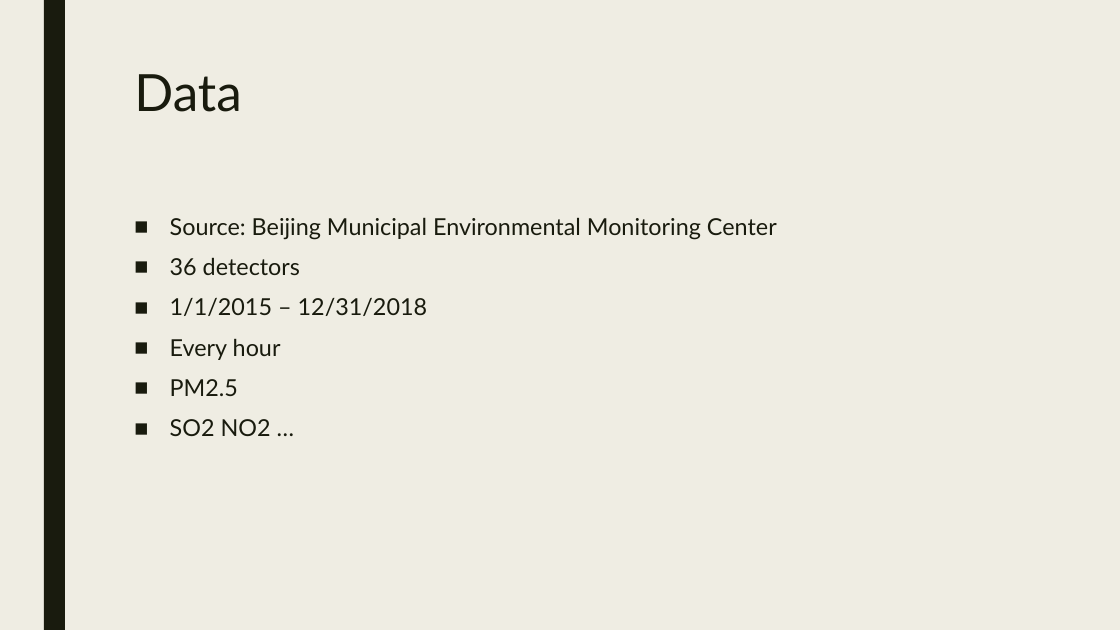
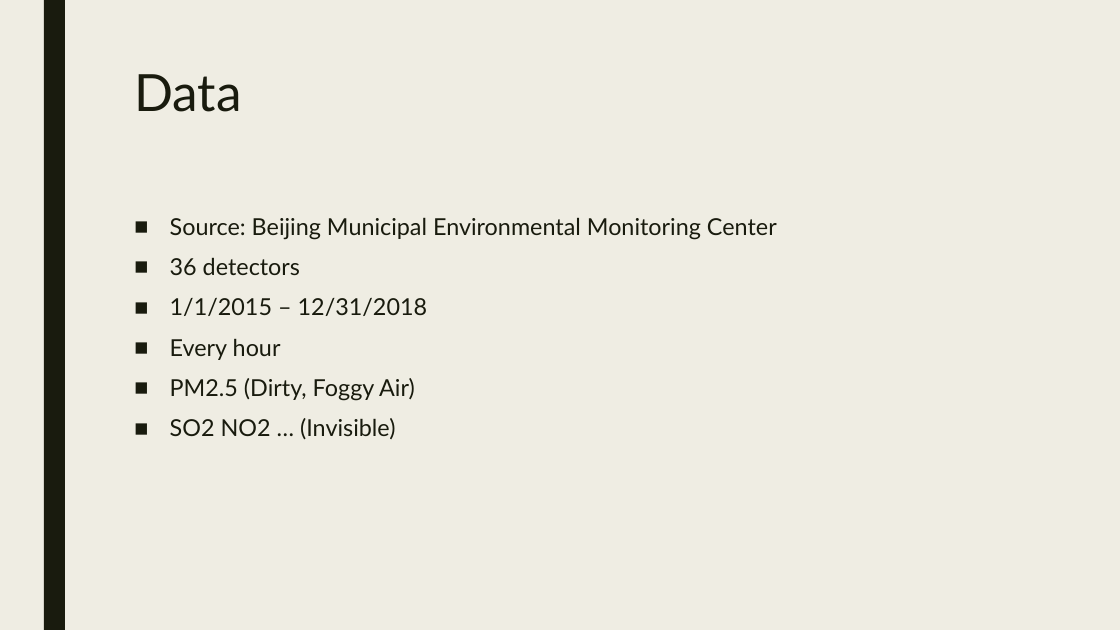
Before and after one commit to mingligraphics/beijing-air, a slide deck: slide 2 of Beijing.pptx. Drawn at 1120x630 pixels with LibreOffice and Linux fonts; fonts in the diff are those of the drawing. Boxes give left, top, right and bottom in pixels: in the first picture for what was removed or moved away, otherwise in the second. Text is boxed around its words. In the diff, an @@ line names an element or a change of style, - is before the commit and + after.

Commit message:
update

```diff
--- a/Beijing.pptx
+++ b/Beijing.pptx
@@ text at (x1=170, y1=378, x2=415, y2=440): text changed @@
-■ PM2.5
-■ SO2 NO2 …
+■ PM2.5 (Dirty, Foggy Air)
+■ SO2 NO2 … (Invisible)
```
